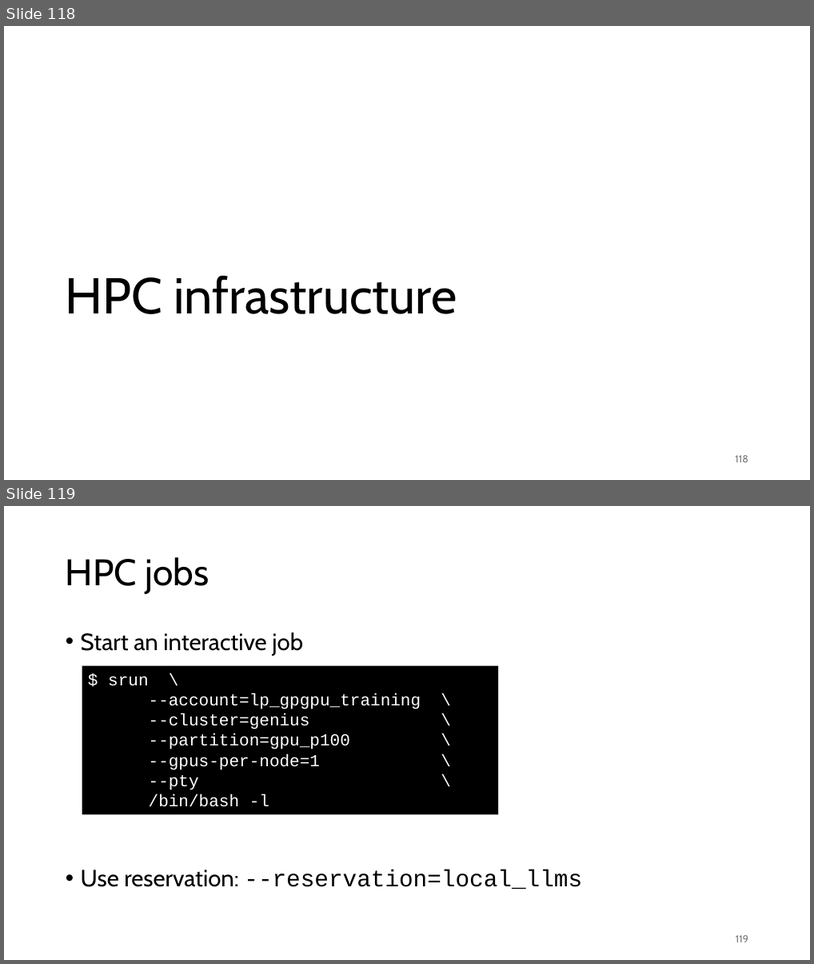
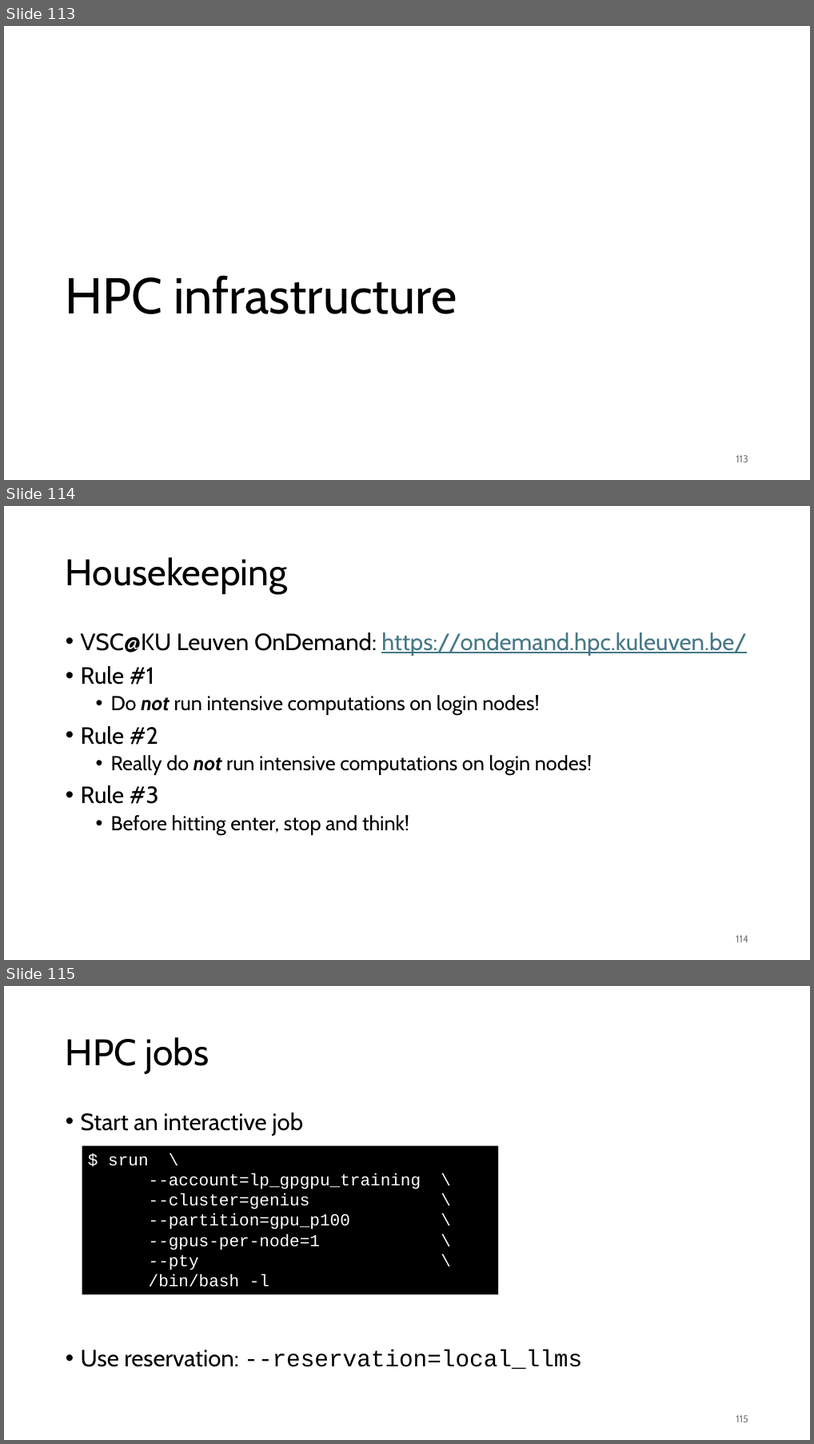
Before and after one commit to gjbex/Deploying-LLMs-locally, a slide deck: local_LLMs.pptx. Shown one above the other, each under a label of ours: slides 118 and 119 before the commit, slides 113, 114 and 115 after it. The pictures are 814x964 and 814x1444 pixels, drawn with LibreOffice and Linux fonts; fonts in the diff are those of the drawing. Boxes give left, top, right and bottom in pixels: in the first picture for what was removed or moved away, otherwise in the second. Text is boxed around its words. In the diff, an @@ line names an element or a change of style, - is before the commit and + after.

```diff
--- a/local_LLMs.pptx
+++ b/local_LLMs.pptx
@@ slide 114 added at [4,506,810,960], background #FFFFFF @@
@@ title added at [66,557,288,594], 44 pt, text #000000 @@
+Housekeeping
@@ text added at [81,632,747,835], 24 pt, text #000000 @@
+• VSC@KU Leuven OnDemand: https://ondemand.hpc.kuleuven.be/
+• Rule #1
+  • Do not run intensive computations on login nodes!
+• Rule #2
+  • Really do not run intensive computations on login nodes!
+• Rule #3
+  • Before hitting enter, stop and think!
@@ page number added at [736,935,749,942], 12 pt, text #797979 @@
+114
@@ what was slide 118 is now slide 113 @@
@@ page number at [736,455,749,462]: text changed @@
-118
+113
@@ what was slide 119 is now slide 115 @@
@@ page number at [736,1415,749,1422]: text changed @@
-119
+115
```
Also in this commit, not shown: 2 slides changed, 2 other slides added.
